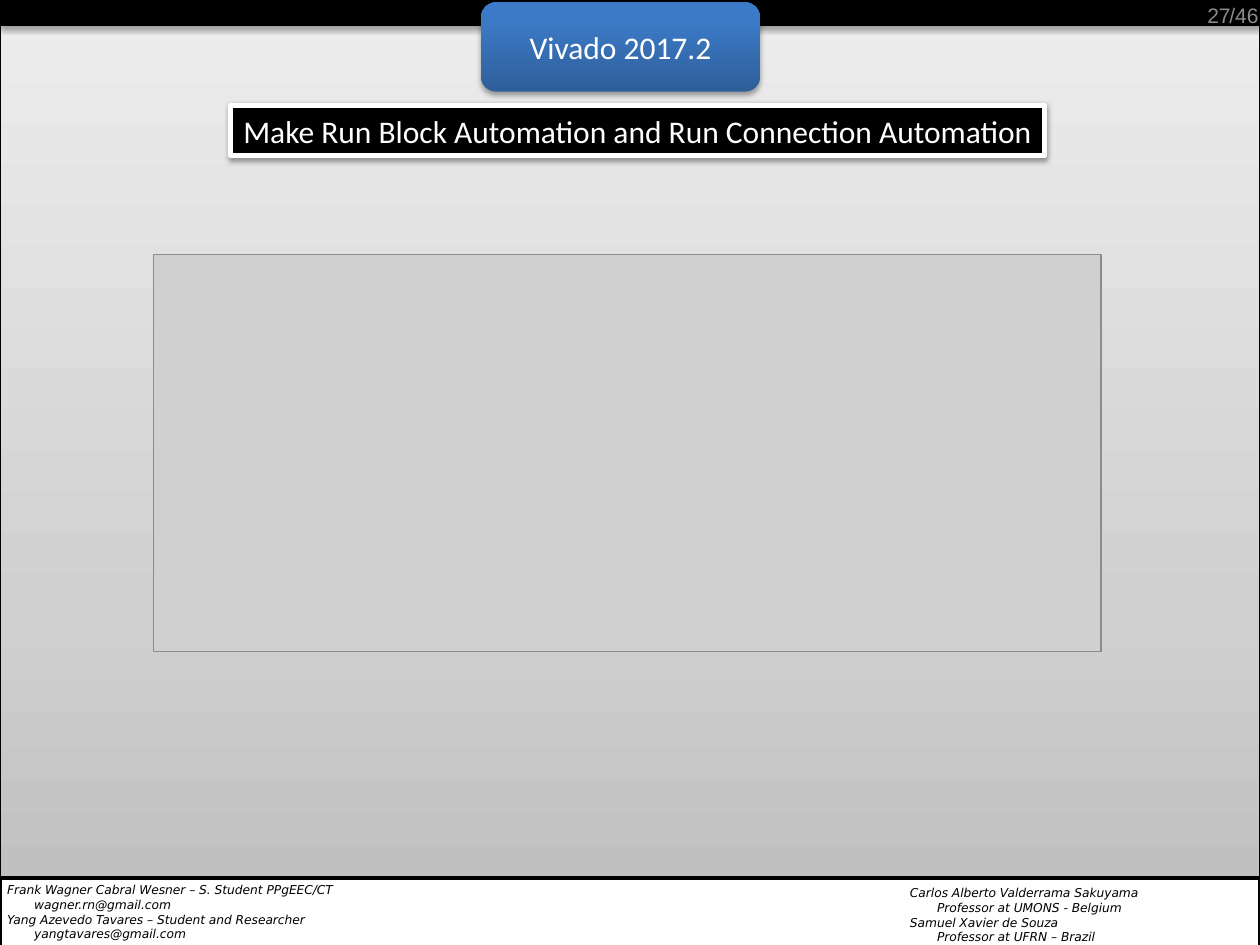
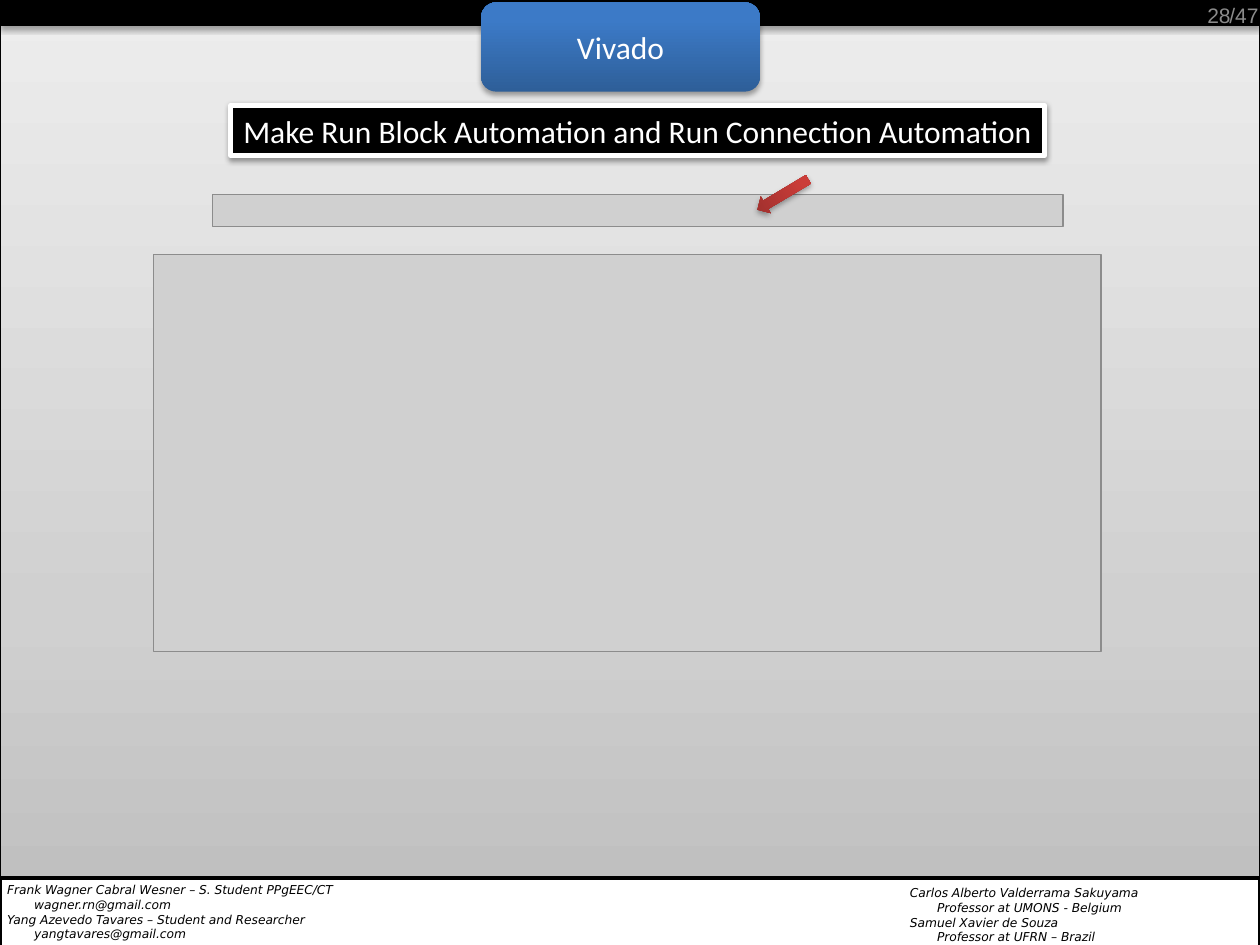
Before and after one commit to wagnerrn/pynq-primenumber, a slide deck: slide 28 of misc/primenumber_final_1.pptx (slide 27 before the commit). Drawn at 1260x945 pixels with LibreOffice and Linux fonts; fonts in the diff are those of the drawing; grey boxes stand for pictures; background and template pictures are left out. Boxes give left, top, right and bottom in pixels: in the first picture for what was removed or moved away, otherwise in the second. Text is boxed around its words. In the diff, an @@ line names an element or a change of style, - is before the commit and + after.

```diff
--- a/misc/primenumber_final_1.pptx
+++ b/misc/primenumber_final_1.pptx
@@ page number at [1207, 8, 1230, 28]: text changed @@
-27
+28
@@ text at [1229, 8, 1258, 28]: text changed @@
-/46
+/47
@@ text in rounded rectangle at [577, 37, 664, 59]: text changed @@
-Vivado 2017.2
+Vivado
@@ down arrow added at [752, 171, 813, 218], fill gradient #9C2F2D to #CB3E3A to #CE3B37 @@
@@ picture added at [213, 194, 1063, 227] @@
```
Also in this commit, not shown: 45 other slides changed, 1 slide added.
